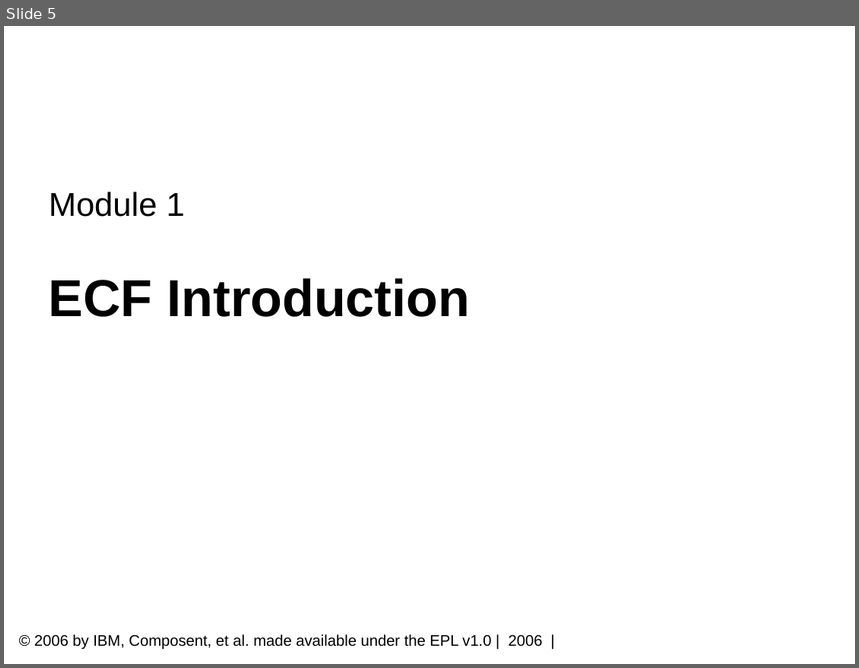
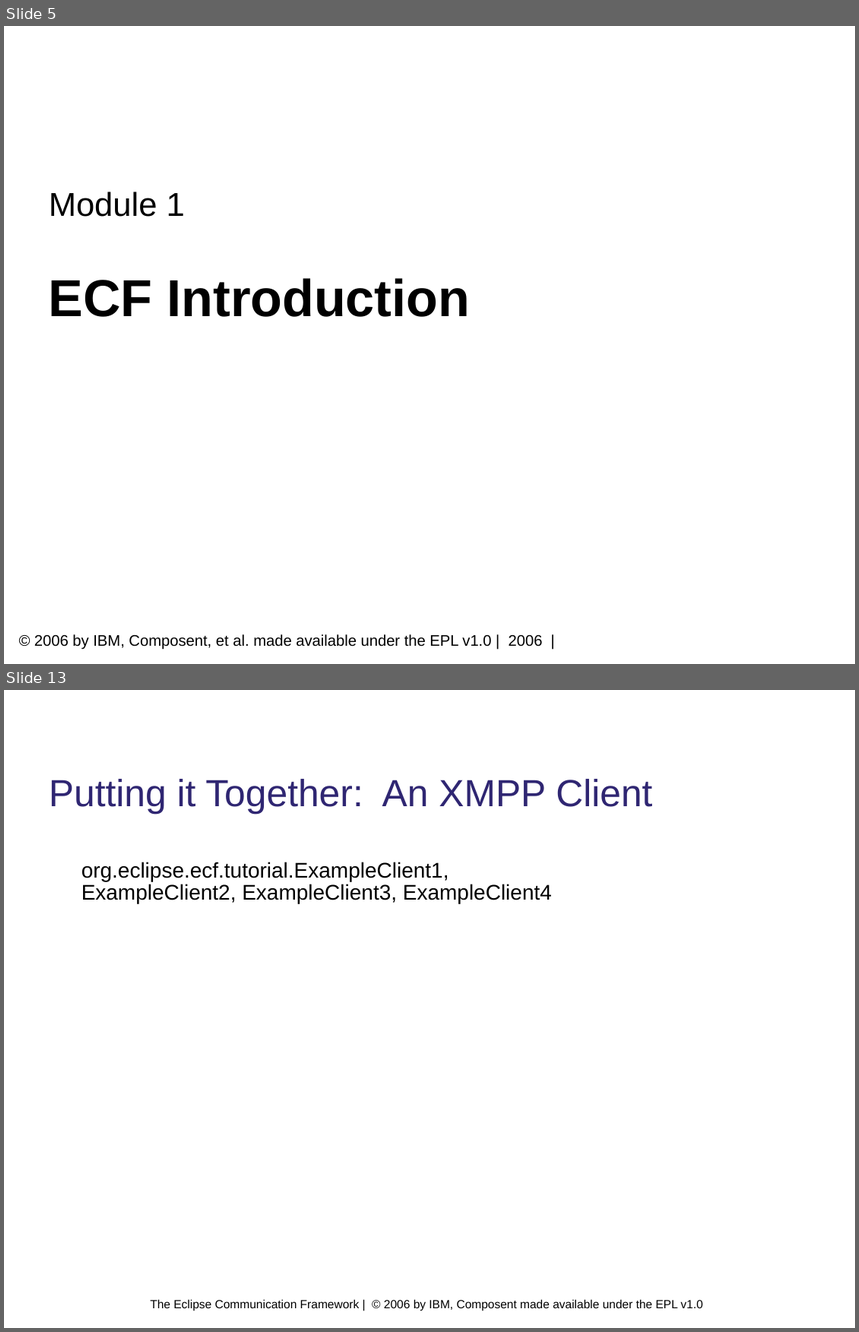
Before and after one commit to eclipse/ecf, a slide deck: doc/tutorials/EclipseCON 2006/module1.odp. Shown one above the other, each under a label of ours: slide 5 before the commit, slides 5 and 13 after it; the slides between them are not shown. The pictures are 859x668 and 859x1332 pixels, drawn with LibreOffice and Linux fonts; fonts in the diff are those of the drawing; background and template pictures are left out. Boxes give left, top, right and bottom in pixels: in the first picture for what was removed or moved away, otherwise in the second. Text is boxed around its words. In the diff, an @@ line names an element or a change of style, - is before the commit and + after.

Commit message:
Updates for module 1 of eclipsecon 2006 tutorial

```diff
--- a/doc/tutorials/EclipseCON 2006/module1.odp
+++ b/doc/tutorials/EclipseCON 2006/module1.odp
@@ slide 13 added at box(4, 690, 855, 1328), background #FFFFFF @@
@@ title added at box(49, 779, 652, 815), 32 pt, text #2F2672 @@
+Putting it Together: An XMPP Client
@@ text added at box(82, 862, 552, 904), 18 pt, text #000000 @@
+org.eclipse.ecf.tutorial.ExampleClient1, ExampleClient2, ExampleClient3, ExampleClient4
@@ text added at box(150, 1300, 703, 1311), 10 pt, text #000000 @@
+The Eclipse Communication Framework | © 2006 by IBM, Composent made available under the EPL v1.0
```
Also in this commit, not shown: 10 slides changed, 1 slide removed, 1 other file.
